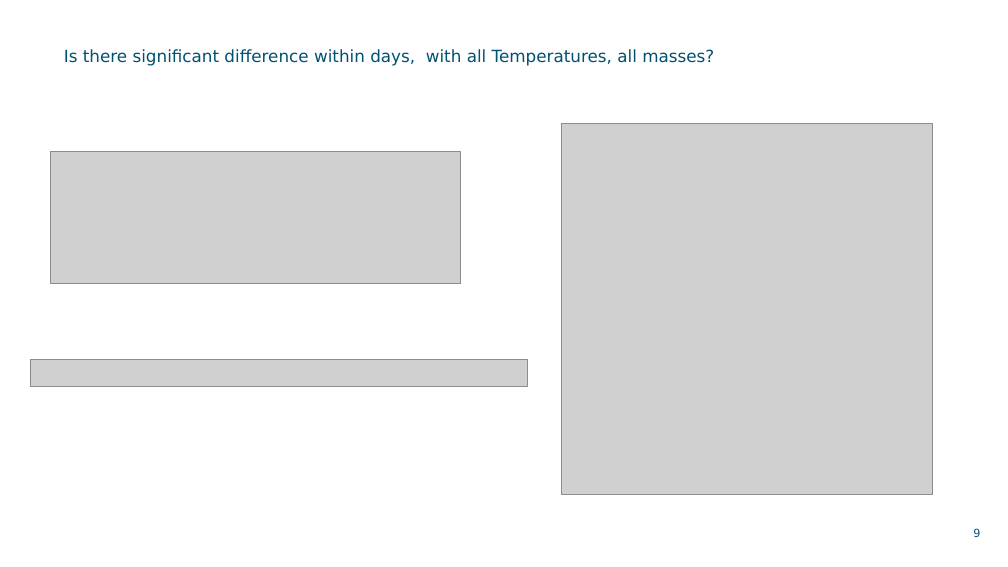
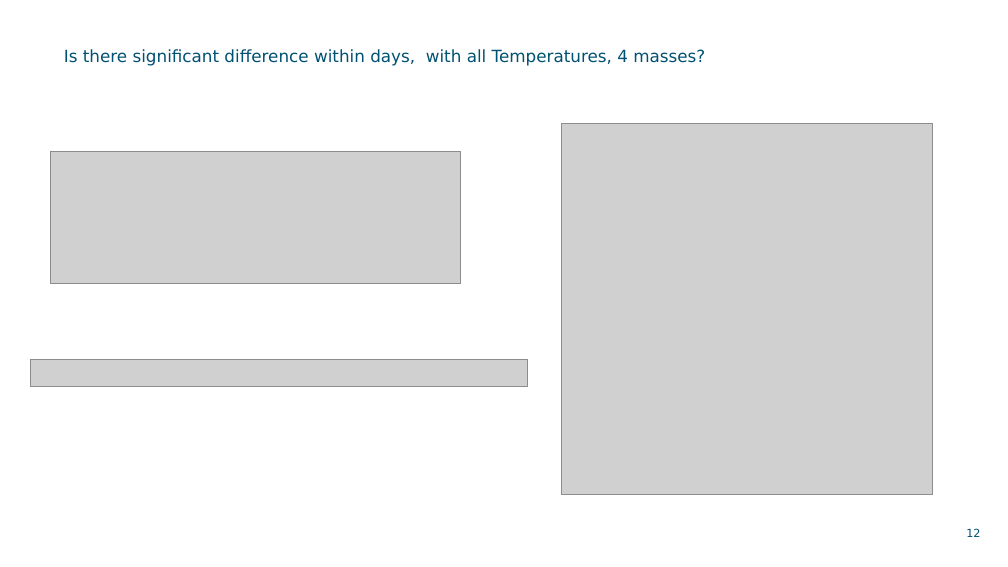
Before and after one commit to MMBDD/Serbia, a slide deck: slide 12 of Brines/UF.pptx (slide 9 before the commit). Drawn at 1008x567 pixels with LibreOffice and Linux fonts; fonts in the diff are those of the drawing; grey boxes stand for pictures; background and template pictures are left out. Boxes give left, top, right and bottom in pixels: in the first picture for what was removed or moved away, otherwise in the second. Text is boxed around its words. In the diff, an @@ line names an element or a change of style, - is before the commit and + after.

```diff
--- a/Brines/UF.pptx
+++ b/Brines/UF.pptx
@@ title "Is there significant difference within ...": place and size @@
-title "Is there significant difference within ..." at [61, 19, 980, 76]
+title "Is there significant difference within ..." at [61, 19, 980, 128]
@@ title at [64, 49, 705, 66]: text changed @@
-Is there significant difference within days, with all Temperatures, all masses?
+Is there significant difference within days, with all Temperatures, 4 masses?
@@ page number at [966, 528, 980, 537]: text changed @@
-9
+12
```
Also in this commit, not shown: 3 other slides changed, 3 slides added, 4 other files.
